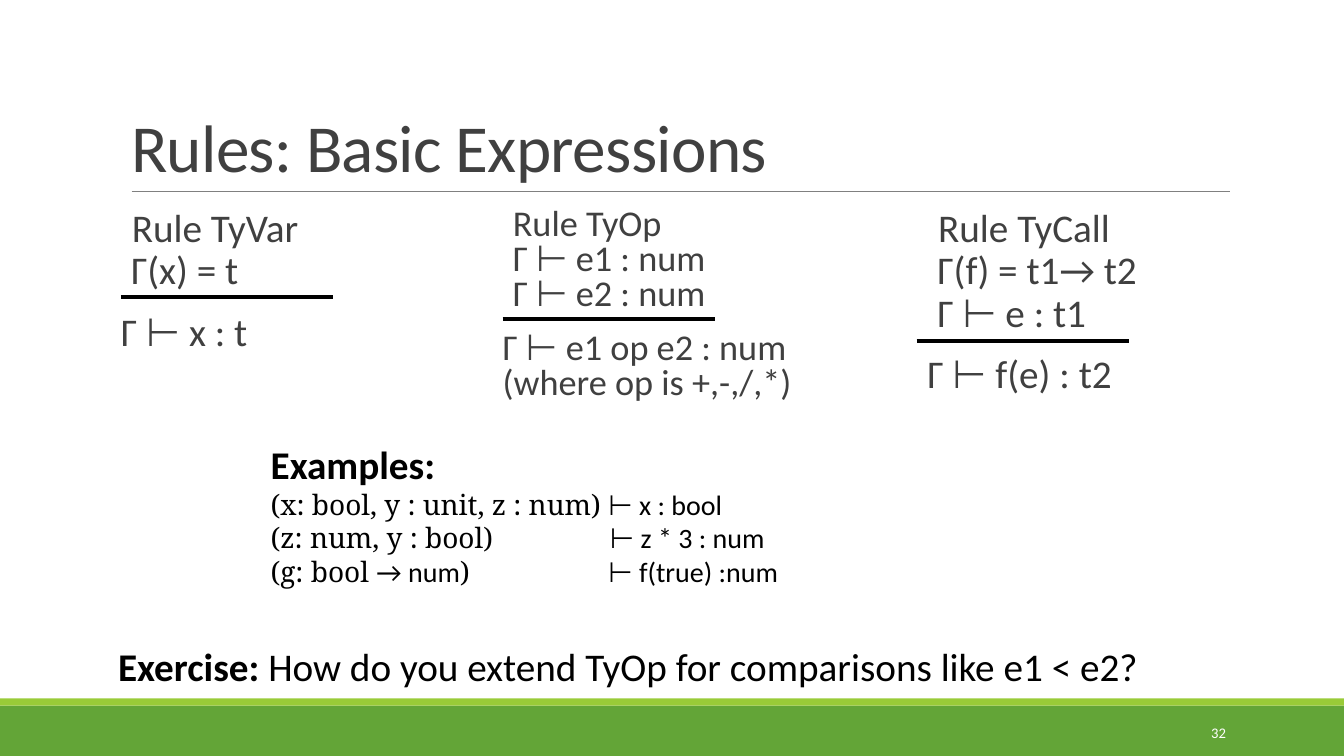
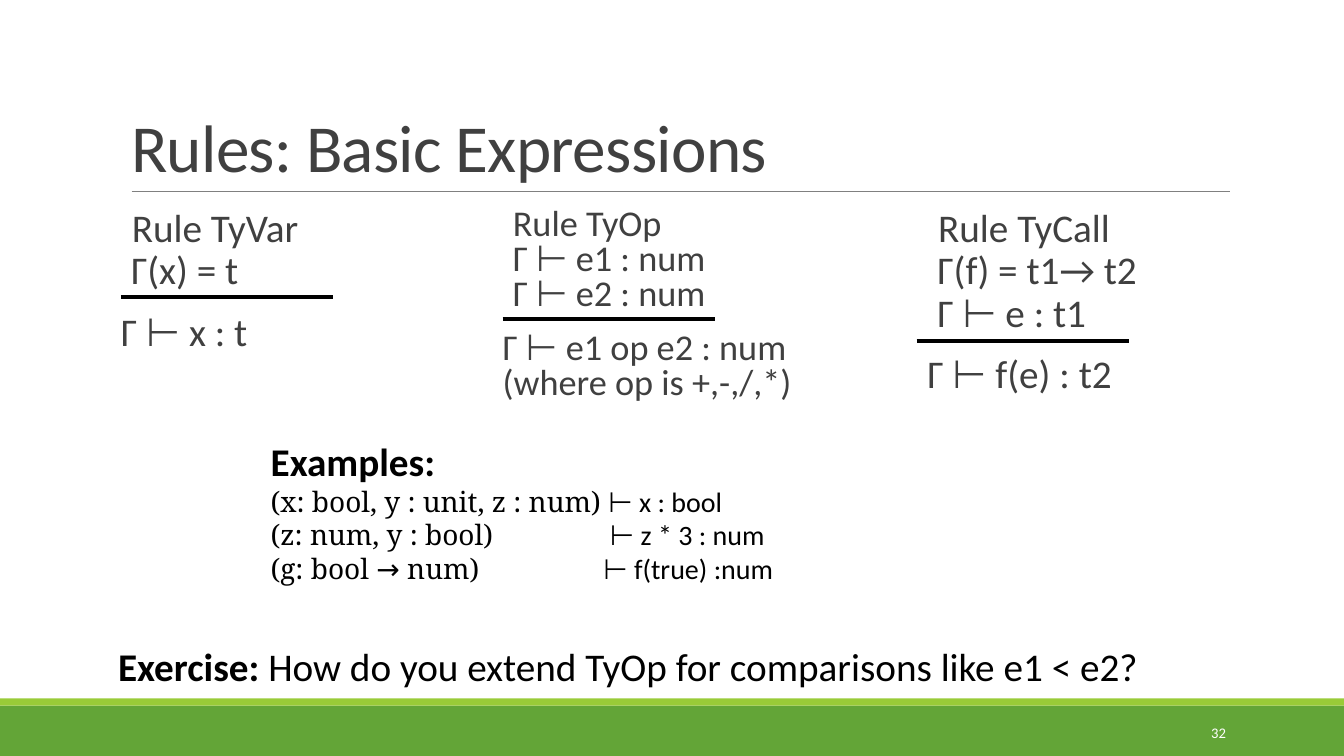
Before and after one commit to rbohrer/pl-course, a slide deck: slide 32 of LectureSlides/07Types.pptx. Drawn at 1344x756 pixels with LibreOffice and Linux fonts; fonts in the diff are those of the drawing. Boxes give left, top, right and bottom in pixels: in the first picture for what was removed or moved away, otherwise in the second. Text is boxed around its words. In the diff, an @@ line names an element or a change of style, - is before the commit and + after.

```diff
--- a/LectureSlides/07Types.pptx
+++ b/LectureSlides/07Types.pptx
@@ text at <box>271,557,773,586</box>: font Calibri to Noto Serif in "→ num)" @@
```
